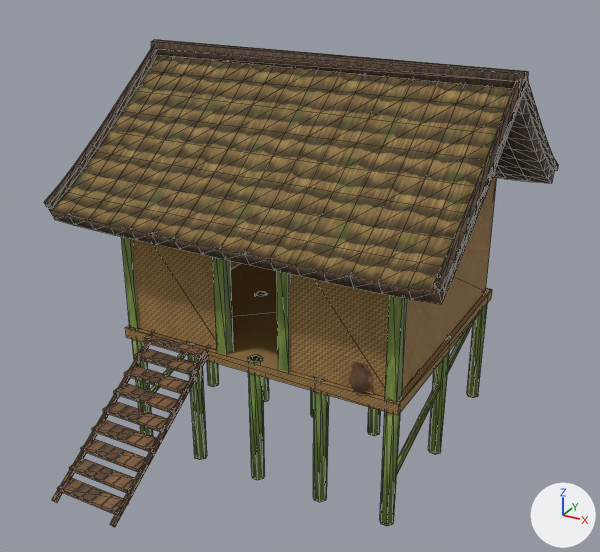
An edit to the glTF model godot/assets/environment/stilt_house_small.glb, drawn before and after from the same camera.
One viewpoint serves both versions: a camera (50 mm lens) standing at (6.55, -12.61, 8.67) and looking at (0.13, -0.93, 2.83). Every picture has the same lights, and +X, +Y and +Z are marked at lower right. The picture after the commit comes second. Mesh edges are drawn as thin lines on the coarser meshes. Objects named as collision shapes, trigger or cutter boxes, shadow casters or lower levels of detail are left out. Vertices at exactly the same position are counted once.

In view in the first picture: 'Floor', 'Frame', 'Stair', 'Stilts', 'Thatch', 'ThatchRidge', 'Walls' and 1 more.
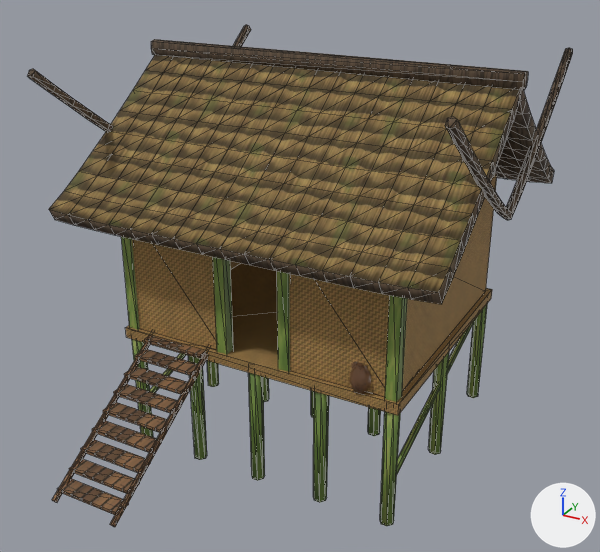
Where the change shows, as pixel boxes (x1, y1, x2, y2) in the pictures (600 x 552 px):
'ThatchRidge', reshaped (6% wider, 23% shorter): before (44, 39, 558, 291); after (27, 25, 573, 220)
part 1 of me_thatch_001, cut back (mostly hidden): before (514, 93, 526, 119); after (514, 90, 526, 118)
part 2 of me_thatchridge, rebuilt: before (44, 47, 157, 208); after (27, 25, 251, 131)
part 3 of me_thatchridge, rebuilt: before (523, 76, 558, 171); after (445, 48, 573, 220)
part 4 of me_thatchridge, deleted: before (434, 77, 527, 291)

The edits, one by one:
me_thatch_001 is used by ob_thatch; location (0.0, 0.0, 0.0).
me_thatch_001 had 595 vertices, 1216 faces and spanned x -3.41..3.41, y -3.15..3.15, z 3.88..6.3.
me_thatch_001 now has 578 vertices, 1152 faces and spans x -3.41..3.41, y -3.15..3.15, z 3.88..6.3.
Part 1, on me_thatch_001:
34 vertices are removed from x -3.4..3.4, y -0.15..0.15, z 6.1.
134 faces are deleted.
17 new vertices lie (0.0, 0.24, 0.25) away from vertices in x -3.4..3.4, y -0.24, z 5.8.
70 new faces join them, mat_log_bark.
me_thatchridge is used by ob_thatchridge; location (0.0, 0.0, 0.0).
me_thatchridge had 232 vertices, 444 faces and spanned x -3.46..3.46, y -3.19..3.19, z 4.15..6.5.
me_thatchridge now has 220 vertices, 428 faces and spans x -3.46..3.46, y -3.2..3.2, z 4.14..6.5.
me_thatchridge part 2: the loose piece of 54 vertices spanning x -3.46..-3.34, y -3.19..0.05, z 4.15..6.43 is rebuilt with 102 vertices and now spans x -3.46..-3.34, y -3.2..3.2, z 4.14..6.43.
me_thatchridge part 3: the loose piece of 54 vertices spanning x 3.34..3.46, y -0.05..3.19, z 4.15..6.43 is rebuilt with 102 vertices and now spans x 3.34..3.46, y -3.2..3.2, z 4.14..6.43.
me_thatchridge part 4: the loose piece of 54 vertices spanning x 3.34..3.46, y -3.19..0.05, z 4.15..6.43 is deleted.
Other edits to the shape of me_thatchridge do not show in these pictures.
